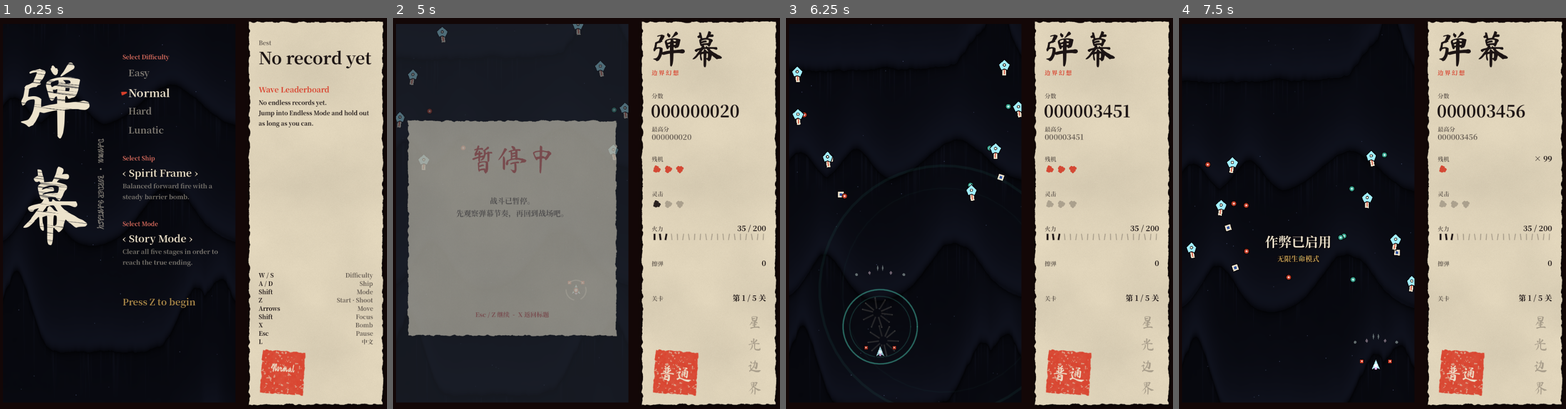
Above: before the commit, frames 1-4 (left to right).
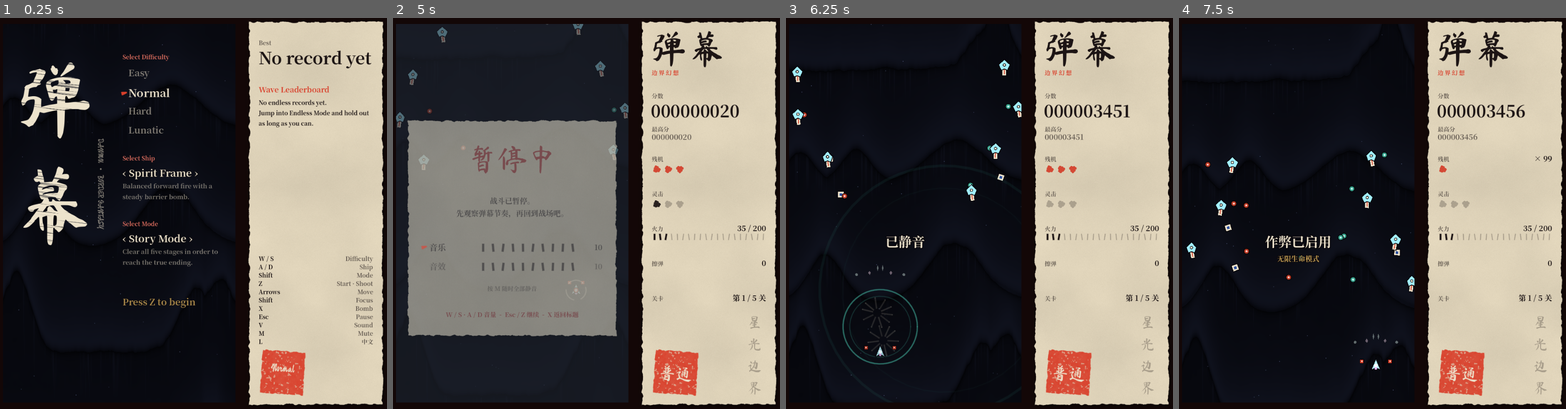
Above: after the commit, the same moments.

Repository: KuthorX/dan-mu
Game: Godot game, scene res://scenes/main.tscn
The game is run twice, just before and just after one commit, with the same random seed, the same clock (stepped at 60 frames per second) and the same inputs.
Inputs (mouse positions are in pixels of both pictures, inside the frame that each line leads up to):
- Up to frame 1 (0.25 s): no input
- Up to frame 2 (5 s): click (710, 342) at 0.5 s; tap Enter (ui_accept) at 1.25, 1.52, 1.82, 2.27, 2.3, 2.57, 3.77, 4.07, 4.52, 4.55, 4.82 s; move the mouse to (671, 193) at 1.27 s; hold D (move_right) 1.28-2.03 s; hold X (bomb) 1.28-2.03 s; click (671, 193) at 1.42 s; tap Z (shoot) at 1.55, 2.1, 3.8 s; move the mouse to (505, 233) at 2.02 s; hold S (move_down) 2.03-2.78 s; click (505, 233) at 2.17 s; move the mouse to (625, 127) at 2.77 s; hold D (move_right) 2.78-3.53 s; hold Enter (ui_accept) 2.78-3.53 s; click (625, 127) at 2.92 s; tap X (bomb) at 3.05, 3.6 s; move the mouse to (567, 291) at 3.52 s; hold W (move_up) 3.53-4.28 s; click (567, 291) at 3.67 s; move the mouse to (706, 272) at 4.27 s; hold A (move_left) from 4.28 s (still down); hold Shift (focus) from 4.28 s (still down); click (706, 272) at 4.42 s; tap Escape (pause) at 4.9 s
- Up to frame 3 (6.25 s): move the mouse to (859, 154) at 5.02 s; release Shift (focus) at 5.03 s; tap Z (shoot) at 5.1, 6.05 s; click (859, 154) at 5.17 s; tap Enter (ui_accept) at 5.27, 5.57 s; tap X (bomb) at 5.3 s; tap M (mute, bound only after the commit) at 5.65 s; move the mouse to (998, 213) at 5.77 s; release A (move_left) at 5.78 s; hold S (move_down) from 5.78 s (still down); hold L (toggle_language) from 5.78 s (still down); click (998, 213) at 5.92 s
- Up to frame 4 (7.5 s): tap V (sound_menu, bound only after the commit) at 6.4 s; move the mouse to (1310, 111) at 6.52 s; release S (move_down) at 6.53 s; release L (toggle_language) at 6.53 s; hold D (move_right) 6.53-7.28 s; tap P at 6.6 s; click (1310, 111) at 6.67 s; tap Enter (ui_accept) at 6.77, 6.8, 7.07 s; move the mouse to (1457, 193) at 7.27 s; hold W (move_up) from 7.28 s (still down); hold X (bomb) from 7.28 s (still down); tap Space at 7.35 s; click (1457, 193) at 7.42 s

The runs differ from the first frame. In frame 1, 0.6% of the frame differs, in the area x 66-97%, y 60-82%; in frame 2, 0.5%; in frame 3, 0.2%; in frame 4, nothing differs.

Commit message:
feat: music/SFX volume settings and mute
Music and SFX buses (default_bus_layout.tres) with the BGM and jingles on
Music and the effect voices on SFX. Levels 0-10 (squared curve) plus a global
mute live in scripts/audio_settings.gd and persist in user://settings.cfg next
to the language.

The pause sheet now carries the two levels as brush-tick tallies (W/S select,
A/D adjust); on the title, V opens the same sheet. M mutes everything at any
time and is listed in the ofuda key ledger. All strings localized (zh/en) and
fonts re-subset. The clean-quit path waits a moment of real time so headless
runs no longer leak the last audio playback.

Headless test: tests/audio_settings_test.gd

Co-Authored-By: Claude Opus 5.5 <noreply@anthropic.com>

Diff:
--- /dev/null
+++ b/default_bus_layout.tres
@@ -0,0 +1,15 @@
+[gd_resource type="AudioBusLayout" format=3]
+
+[resource]
+bus/1/name = &"Music"
+bus/1/solo = false
+bus/1/mute = false
+bus/1/bypass_fx = false
+bus/1/volume_db = 0.0
+bus/1/send = &"Master"
+bus/2/name = &"SFX"
+bus/2/solo = false
+bus/2/mute = false
+bus/2/bypass_fx = false
+bus/2/volume_db = 0.0
+bus/2/send = &"Master"
--- a/i18n/translations.csv
+++ b/i18n/translations.csv
@@ -18,6 +18,8 @@
 Shift|低速
 X|灵击
 Esc|暂停
+V|音量
+M|静音
 L|English","W / S|Difficulty
 A / D|Ship
 Shift|Mode
@@ -26,6 +28,8 @@
 Shift|Focus
 X|Bomb
 Esc|Pause
+V|Sound
+M|Mute
 L|中文"
 UI_DIALOGUE_NEXT,Z / Space 继续,Z / Space  Next
 UI_BOSS,首领,Boss
@@ -34,7 +38,7 @@
 UI_PAUSED_BODY,"战斗已暂停。
 先观察弹幕节奏，再回到战场吧。","The battle is paused.
 Study the rhythm of the barrage, then dive back in."
-UI_PAUSED_FOOTER,Esc / Z 继续  -  X 返回标题,Esc / Z Resume  -  X Back to Title
+UI_PAUSED_FOOTER,W / S · A / D 音量  -  Esc / Z 继续  -  X 返回标题,W / S · A / D Volume  -  Esc / Z Resume  -  X Title
 UI_STAGE_N,第 %d 关,Stage %d
 UI_STAGE_TRANSITION_FOOTER,短暂整备后将自动进入下一关。,The next stage begins automatically after a short break.
 UI_GAME_OVER,游戏结束,Game Over
@@ -282,3 +286,13 @@
 PHASE_PRISM_CASCADE,光符「棱光瀑落」,Spell · Prism Cascade
 PHASE_FALLING_STAR_BORDER,终符「坠星结界」,Last Spell · Falling Star Border
 PHASE_COLLAPSE_FURNACE,终符「边界坍缩熔炉」,Last Spell · Boundary Collapse Furnace
+UI_SOUND,音量,Sound
+UI_SOUND_BODY,调整音乐与音效的音量。,Set the music and sound effect levels.
+UI_SOUND_FOOTER,W / S 选择  -  A / D 调节  -  V / Esc 返回,W / S Select  -  A / D Adjust  -  V / Esc Back
+UI_SOUND_MUSIC,音乐,Music
+UI_SOUND_SFX,音效,Sound FX
+UI_SOUND_OFF,关,Off
+UI_SOUND_MUTE_HINT,按 M 随时全部静音,Press M at any time to mute everything
+UI_SOUND_MUTED,已静音  -  按 M 恢复,Muted  -  press M to unmute
+BANNER_MUTED,已静音,Sound Muted
+BANNER_UNMUTED,声音已恢复,Sound On
--- a/scripts/audio_manager.gd
+++ b/scripts/audio_manager.gd
@@ -40,6 +40,10 @@
 const BGM_VOLUME_DB := -2.0
 const JINGLE_VOLUME_DB := -4.0
 const SFX_VOICES := 10
+## Bus names from res://default_bus_layout.tres; volumes are set by scripts/audio_settings.gd.
+## Jingles (stage clear, game over) stand in for the music, so they share its bus.
+const MUSIC_BUS := &"Music"
+const SFX_BUS := &"SFX"
 
 var bgm_player: AudioStreamPlayer
 var jingle_player: AudioStreamPlayer
@@ -165,12 +169,15 @@
 func _build_players() -> void:
 	bgm_player = AudioStreamPlayer.new()
 	bgm_player.volume_db = BGM_VOLUME_DB
+	bgm_player.bus = MUSIC_BUS
 	add_child(bgm_player)
 	jingle_player = AudioStreamPlayer.new()
 	jingle_player.volume_db = JINGLE_VOLUME_DB
+	jingle_player.bus = MUSIC_BUS
 	add_child(jingle_player)
 	for _index in range(SFX_VOICES):
 		var player := AudioStreamPlayer.new()
+		player.bus = SFX_BUS
 		add_child(player)
 		sfx_players.append(player)
 
--- /dev/null
+++ b/scripts/audio_settings.gd
@@ -0,0 +1,81 @@
+extends RefCounted
+
+## Music / SFX volume and the global mute, stored next to the language in
+## user://settings.cfg and applied to the buses in res://default_bus_layout.tres.
+
+const SETTINGS_PATH := "user://settings.cfg"
+const SECTION := "settings"
+const KEY_MUSIC := "music_volume"
+const KEY_SFX := "sfx_volume"
+const KEY_MUTED := "muted"
+const BUS_MASTER := &"Master"
+const BUS_MUSIC := &"Music"
+const BUS_SFX := &"SFX"
+const MAX_LEVEL := 10
+const DEFAULT_LEVEL := 10
+
+static var music_level := DEFAULT_LEVEL
+static var sfx_level := DEFAULT_LEVEL
+static var muted := false
+
+static func load_and_apply() -> void:
+	var config := ConfigFile.new()
+	if config.load(SETTINGS_PATH) == OK:
+		music_level = _clamp_level(config.get_value(SECTION, KEY_MUSIC, DEFAULT_LEVEL))
+		sfx_level = _clamp_level(config.get_value(SECTION, KEY_SFX, DEFAULT_LEVEL))
+		muted = bool(config.get_value(SECTION, KEY_MUTED, false))
+	apply()
+
+static func level(bus: StringName) -> int:
+	return music_level if bus == BUS_MUSIC else sfx_level
+
+## Steps one bus by `delta` levels; returns true when the level actually changed.
+static func step(bus: StringName, delta: int) -> bool:
+	var next := _clamp_level(level(bus) + delta)
+	if next == level(bus):
+		return false
+	if bus == BUS_MUSIC:
+		music_level = next
+	else:
+		sfx_level = next
+	apply()
+	save()
+	return true
+
+static func toggle_mute() -> void:
+	muted = not muted
+	apply()
+	save()
+
+static func apply() -> void:
+	_set_bus(BUS_MUSIC, music_level)
+	_set_bus(BUS_SFX, sfx_level)
+	var master := AudioServer.get_bus_index(BUS_MASTER)
+	if master >= 0:
+		AudioServer.set_bus_mute(master, muted)
+
+## Levels follow a squared curve, so each step sounds roughly even (5 is about -12 dB).
+static func level_to_db(value: int) -> float:
+	var ratio := float(value) / float(MAX_LEVEL)
+	return linear_to_db(ratio * ratio) if value > 0 else -80.0
+
+static func save() -> void:
+	var config := ConfigFile.new()
+	config.load(SETTINGS_PATH)
+	config.set_value(SECTION, KEY_MUSIC, music_level)
+	config.set_value(SECTION, KEY_SFX, sfx_level)
+	config.set_value(SECTION, KEY_MUTED, muted)
+	var error := config.save(SETTINGS_PATH)
+	if error != OK:
+		push_warning("Failed to save audio settings (error %d)." % error)
+
+static func _set_bus(bus: StringName, value: int) -> void:
+	var index := AudioServer.get_bus_index(bus)
+	if index < 0:
+		push_warning("Audio bus %s is missing." % bus)
+		return
+	AudioServer.set_bus_volume_db(index, level_to_db(value))
+	AudioServer.set_bus_mute(index, value <= 0)
+
+static func _clamp_level(value) -> int:
+	return clampi(int(value), 0, MAX_LEVEL)
--- a/scripts/hud.gd
+++ b/scripts/hud.gd
@@ -9,6 +9,7 @@
 const OfudaPanelScript = preload("res://scripts/ofuda_panel.gd")
 const TitleArtScript = preload("res://scripts/title_art.gd")
 const PortraitViewScript = preload("res://scripts/portrait_view.gd")
+const VolumeRowsScript = preload("res://scripts/volume_rows.gd")
 const SheetTexture = preload("res://art/ui/sheet.png")
 const CardTexture = preload("res://art/ui/card.png")
 const ScrollTexture = preload("res://art/ui/scroll.png")
@@ -69,6 +70,7 @@
 var dialogue_name: Label
 var dialogue_text: Label
 var dialogue_hint: Label
+var volume_rows: Control
 var dialogue_index_label: Label
 var dialogue_left_portrait
 var dialogue_right_portrait
@@ -327,6 +329,10 @@
 	sheet.add_child(overlay_body)
 	overlay_footer = UiTheme.make_wrapped(UiTheme.make_label("", Vector2(34.0, SHEET_RECT.size.y - 64.0), UiTheme.SerifFont, 14, UiTheme.OXBLOOD, inner_w, HORIZONTAL_ALIGNMENT_CENTER), 44.0)
 	sheet.add_child(overlay_footer)
+	volume_rows = VolumeRowsScript.new().setup(inner_w)
+	volume_rows.position = Vector2(34.0, 290.0)
+	volume_rows.visible = false
+	sheet.add_child(volume_rows)
 	reward_container = Control.new()
 	reward_container.position = Vector2((SHEET_RECT.size.x - CARD_SIZE.x * 3.0 - CARD_GAP * 2.0) * 0.5, 230.0)
 	reward_container.size = Vector2(CARD_SIZE.x * 3.0 + CARD_GAP * 2.0, CARD_SIZE.y)
@@ -499,8 +505,26 @@
 	title_container.visible = false
 	ofuda.set_menu_mode(false)
 
-func show_pause() -> void:
-	set_overlay(tr("UI_PAUSED"), tr("UI_PAUSED_BODY"), tr("UI_PAUSED_FOOTER"))
+## `sound` holds music, sfx, max, selected and muted (see main.gd `_sound_state`).
+func show_pause(sound: Dictionary) -> void:
+	_show_volume_sheet(tr("UI_PAUSED"), tr("UI_PAUSED_BODY"), tr("UI_PAUSED_FOOTER"), sound)
+
+## The title's sound sheet: the same paper slip as the pause, with only the levels.
+func show_sound_sheet(sound: Dictionary) -> void:
+	_show_volume_sheet(tr("UI_SOUND"), tr("UI_SOUND_BODY"), tr("UI_SOUND_FOOTER"), sound)
+
+func update_volume(sound: Dictionary) -> void:
+	volume_rows.show_levels(int(sound.get("music", 0)), int(sound.get("sfx", 0)), int(sound.get("max", 10)), int(sound.get("selected", 0)), bool(sound.get("muted", false)))
+
+func is_sound_sheet_visible() -> bool:
+	return overlay.visible and volume_rows.visible
+
+func _show_volume_sheet(header: String, body: String, footer: String, sound: Dictionary) -> void:
+	set_overlay(header, body, footer)
+	overlay_body.size.y = 100.0
+	UiTheme.fit_wrapped(overlay_body, 18, 12)
+	volume_rows.visible = true
+	update_volume(sound)
 
 func show_stage_transition(stage_number: int, title: String, subtitle: String) -> void:
 	set_overlay(tr("UI_STAGE_N") % stage_number, "%s\n\n%s" % [title, subtitle], tr("UI_STAGE_TRANSITION_FOOTER"))
@@ -519,6 +543,7 @@
 
 func _reset_overlay_layout() -> void:
 	reward_container.visible = false
+	volume_rows.visible = false
 	reward_anim_timer = 0.0
 	reward_anim_duration = 0.0
 	overlay_body.position = Vector2(34.0, 180.0)
--- a/scripts/main.gd
+++ b/scripts/main.gd
@@ -11,6 +11,7 @@
 const EffectScript = preload("res://scripts/effect.gd")
 const AudioManagerScript = preload("res://scripts/audio_manager.gd")
 const I18n = preload("res://scripts/i18n.gd")
+const AudioSettings = preload("res://scripts/audio_settings.gd")
 const DebugHooksScript = preload("res://scripts/debug_hooks.gd")
 const ScreenFrameScript = preload("res://scripts/screen_frame.gd")
 
@@ -110,6 +111,9 @@
 var reward_input_armed := true
 var endless_unlocked := true
 var menu_mode_index := 0
+## Sound sheet: which line (0 music, 1 SFX) W/S has selected, and whether the title's sheet is up.
+var sound_row := 0
+var sound_sheet_open := false
 var endless_mode_active := false
 var endless_wave := 0
 var endless_score_multiplier := 1.0
@@ -150,6 +154,7 @@
 func _ready() -> void:
 	randomize()
 	I18n.apply_saved_or_default()
+	AudioSettings.load_and_apply()
 	_apply_window_title()
 	if DisplayServer.get_name() != "headless" and not OS.has_feature("web"):
 		get_window().size = WINDOW_SIZE
@@ -217,6 +222,8 @@
 		audio.shutdown()
 	for _frame in range(3):
 		await get_tree().process_frame
+	# headless frames can outrun the audio thread, so also give it real time
+	await get_tree().create_timer(0.1, true, false, true).timeout
 	get_tree().quit()
 
 func _physics_process(delta: float) -> void:
@@ -247,7 +254,22 @@
 	if _handle_cheat_input(event):
 		get_viewport().set_input_as_handled()
 		return
+	if event.is_action_pressed(&"mute"):
+		_toggle_mute()
+		get_viewport().set_input_as_handled()
+		return
+	if state == GameState.MENU and sound_sheet_open:
+		_handle_sound_sheet_input(event)
+		get_viewport().set_input_as_handled()
+		return
+	if state == GameState.PAUSED and _handle_volume_keys(event):
+		get_viewport().set_input_as_handled()
+		return
 	if state == GameState.MENU:
+		if event.is_action_pressed(&"sound_menu"):
+			_open_sound_sheet()
+			get_viewport().set_input_as_handled()
+			return
 		if event.is_action_pressed(&"toggle_language"):
 			_toggle_language()
 			get_viewport().set_input_as_handled()
@@ -326,6 +348,52 @@
 			_return_to_title()
 			get_viewport().set_input_as_handled()
 
+func _sound_state() -> Dictionary:
+	return {
+		"music": AudioSettings.music_level,
+		"sfx": AudioSettings.sfx_level,
+		"max": AudioSettings.MAX_LEVEL,
+		"selected": sound_row,
+		"muted": AudioSettings.muted,
+	}
+
+func _open_sound_sheet() -> void:
+	sound_sheet_open = true
+	sound_row = 0
+	hud.show_sound_sheet(_sound_state())
+	audio.play_confirm()
+
+func _close_sound_sheet() -> void:
+	sound_sheet_open = false
+	hud.hide_overlay()
+	audio.play_cancel()
+
+func _handle_sound_sheet_input(event: InputEvent) -> void:
+	for action in [&"sound_menu", &"pause", &"shoot", &"ui_accept", &"bomb"]:
+		if event.is_action_pressed(action):
+			_close_sound_sheet()
+			return
+	_handle_volume_keys(event)
+
+## W/S picks music or SFX, A/D steps its level; shared by the pause and title sheets.
+func _handle_volume_keys(event: InputEvent) -> bool:
+	if event.is_action_pressed(&"move_up") or event.is_action_pressed(&"move_down"):
+		sound_row = 1 - sound_row
+	elif event.is_action_pressed(&"move_left") or event.is_action_pressed(&"move_right"):
+		var bus: StringName = AudioSettings.BUS_MUSIC if sound_row == 0 else AudioSettings.BUS_SFX
+		AudioSettings.step(bus, -1 if event.is_action_pressed(&"move_left") else 1)
+	else:
+		return false
+	hud.update_volume(_sound_state())
+	audio.play_ui_move()
+	return true
+
+func _toggle_mute() -> void:
+	AudioSettings.toggle_mute()
+	show_banner(tr("BANNER_MUTED") if AudioSettings.muted else tr("BANNER_UNMUTED"))
+	if hud.is_sound_sheet_visible():
+		hud.update_volume(_sound_state())
+
 func _handle_cheat_input(event: InputEvent) -> bool:
 	if not (event is InputEventKey):
 		return false
@@ -359,6 +427,8 @@
 	_bind_action(&"bomb", [KEY_X])
 	_bind_action(&"pause", [KEY_ESCAPE])
 	_bind_action(&"toggle_language", [KEY_L])
+	_bind_action(&"sound_menu", [KEY_V])
+	_bind_action(&"mute", [KEY_M])
 	_bind_action(&"ui_accept", [KEY_ENTER, KEY_KP_ENTER])
 
 func _bind_action(action: StringName, keys: Array) -> void:
@@ -517,6 +587,7 @@
 	return a_wave > b_wave
 
 func _return_to_title() -> void:
+	sound_sheet_open = false
 	_clear_combat_layers(false)
 	stage_director = null
 	endless_mode_active = false
@@ -554,7 +625,8 @@
 	if state != GameState.PLAYING:
 		return
 	state = GameState.PAUSED
-	hud.show_pause()
+	sound_row = 0
+	hud.show_pause(_sound_state())
 	hud.flash(Color(0.62, 0.82, 1.0), 0.18, 0.18)
 	audio.play_pause()
 	_update_hud()
@@ -836,7 +908,7 @@
 	return tr("MODE_STORY_DESC")
 
 func _toggle_language() -> void:
-	if state != GameState.MENU:
+	if state != GameState.MENU or sound_sheet_open:
 		return
 	I18n.toggle_locale()
 	_apply_window_title()
--- a/scripts/ofuda_panel.gd
+++ b/scripts/ofuda_panel.gd
@@ -28,7 +28,7 @@
 const LIVES_Y := 320.0
 const BEST_PLAY_Y := 248.0
 const BEST_MENU_Y := 40.0
-const KEYS_Y := 600.0
+const KEYS_Y := 560.0
 const KEY_ROW := 20.0
 const STAGE_NAME_POS := Vector2(PAD + CONTENT_W - 52.0, 700.0)
 const STAGE_NAME_HEIGHT := 200.0
--- /dev/null
+++ b/scripts/volume_rows.gd
@@ -0,0 +1,75 @@
+extends Control
+
+## Music and SFX levels written on the paper sheet like the ofuda's power tally:
+## one brush tick per step, inked up to the level. The selected line gets the same
+## vermilion brush tick as the title menu.
+
+const UiTheme = preload("res://scripts/ui_theme.gd")
+
+const ROW_KEYS := ["UI_SOUND_MUSIC", "UI_SOUND_SFX"]
+const ROW_H := 46.0
+const LABEL_W := 120.0
+const TICKS_X := 136.0
+const TICK_STEP := 24.0
+const VALUE_W := 52.0
+const NOTE_GAP := 12.0
+
+var levels: Array = [0, 0]
+var max_level := 10
+var selected := 0
+var muted := false
+var name_labels: Array = []
+var value_labels: Array = []
+var note: Label
+
+func setup(width: float) -> Control:
+	size = Vector2(width, ROW_H * ROW_KEYS.size() + NOTE_GAP + 24.0)
+	mouse_filter = Control.MOUSE_FILTER_IGNORE
+	for index in range(ROW_KEYS.size()):
+		var y: float = ROW_H * float(index)
+		var row_name := UiTheme.make_label(ROW_KEYS[index], Vector2(18.0, y), UiTheme.SerifFont, 20, UiTheme.INK, LABEL_W)
+		add_child(row_name)
+		name_labels.append(row_name)
+		var value := UiTheme.make_label("", Vector2(width - VALUE_W, y + 2.0), UiTheme.SerifFont, 18, UiTheme.INK, VALUE_W, HORIZONTAL_ALIGNMENT_RIGHT)
+		value.auto_translate_mode = Node.AUTO_TRANSLATE_MODE_DISABLED
+		add_child(value)
+		value_labels.append(value)
+	note = UiTheme.make_label("", Vector2(0.0, ROW_H * ROW_KEYS.size() + NOTE_GAP), UiTheme.SerifFont, 14, UiTheme.INK_SOFT, width, HORIZONTAL_ALIGNMENT_CENTER)
+	note.auto_translate_mode = Node.AUTO_TRANSLATE_MODE_DISABLED
+	add_child(note)
+	return self
+
+func show_levels(music_level: int, sfx_level: int, top_level: int, selected_row: int, is_muted: bool) -> void:
+	levels = [music_level, sfx_level]
+	max_level = max(1, top_level)
+	selected = selected_row
+	muted = is_muted
+	for index in range(ROW_KEYS.size()):
+		var active: bool = index == selected
+		name_labels[index].add_theme_color_override("font_color", UiTheme.INK if active else UiTheme.INK_SOFT)
+		value_labels[index].text = tr("UI_SOUND_OFF") if int(levels[index]) <= 0 else str(levels[index])
+		value_labels[index].add_theme_color_override("font_color", UiTheme.INK if active else UiTheme.INK_SOFT)
+	note.text = tr("UI_SOUND_MUTED") if muted else tr("UI_SOUND_MUTE_HINT")
+	note.add_theme_color_override("font_color", UiTheme.VERMILION if muted else UiTheme.INK_SOFT)
+	queue_redraw()
+
+func _draw() -> void:
+	for index in range(ROW_KEYS.size()):
+		var mid_y: float = ROW_H * float(index) + 17.0
+		if index == selected:
+			_draw_marker(Vector2(0.0, mid_y))
+		var filled: int = 0 if muted else int(levels[index])
+		for tick in range(max_level):
+			var x: float = TICKS_X + TICK_STEP * (float(tick) + 0.5)
+			var lean: float = sin(float(tick) * 2.3) * 1.2
+			var inked: bool = tick < filled
+			var color: Color = UiTheme.INK if inked else UiTheme.INK_FAINT
+			draw_line(Vector2(x - lean, mid_y - 9.0), Vector2(x + lean, mid_y + 9.0), color, 4.0 if inked else 1.5, true)
+
+## A short tapering brush tick, heavy at the press and thin at the lift.
+func _draw_marker(start: Vector2) -> void:
+	for step in range(8):
+		var t := float(step) / 8.0
+		var a := start + Vector2(t * 12.0, -t * 3.0)
+		var b := start + Vector2((t + 0.125) * 12.0, -(t + 0.125) * 3.0)
+		draw_line(a, b, UiTheme.VERMILION, lerpf(7.0, 1.5, t), true)
--- /dev/null
+++ b/tests/audio_settings_test.gd
@@ -0,0 +1,131 @@
+extends SceneTree
+
+## Headless check for the volume settings: drives the real title and pause sheets
+## with key presses, then checks the bus volumes and user://settings.cfg.
+## Run: godot --headless --audio-driver Dummy -s res://tests/audio_settings_test.gd
+## Any existing settings file is restored afterwards.
+
+const AudioSettings = preload("res://scripts/audio_settings.gd")
+const MainScene = preload("res://scenes/main.tscn")
+
+var failures := 0
+var backup := ""
+var had_backup := false
+
+func _initialize() -> void:
+	_run.call_deferred()
+
+func _run() -> void:
+	if FileAccess.file_exists(AudioSettings.SETTINGS_PATH):
+		had_backup = true
+		backup = FileAccess.get_file_as_string(AudioSettings.SETTINGS_PATH)
+		DirAccess.remove_absolute(AudioSettings.SETTINGS_PATH)
+	AudioSettings.music_level = AudioSettings.DEFAULT_LEVEL
+	AudioSettings.sfx_level = AudioSettings.DEFAULT_LEVEL
+	AudioSettings.muted = false
+	await _test_title_and_pause()
+	await _test_reload()
+	_restore()
+	print("audio_settings_test: %s" % ("PASS" if failures == 0 else "FAIL (%d)" % failures))
+	quit(1 if failures > 0 else 0)
+
+func _test_title_and_pause() -> void:
+	var game = MainScene.instantiate()
+	root.add_child(game)
+	await _frames(3)
+	_check(AudioServer.get_bus_index(&"Music") > 0 and AudioServer.get_bus_index(&"SFX") > 0, "Music and SFX buses exist")
+	_check(game.audio.bgm_player.bus == &"Music", "music player on Music bus")
+	_check(game.audio.sfx_players[0].bus == &"SFX", "sfx players on SFX bus")
+	_check(is_equal_approx(_bus_db(&"Music"), 0.0), "default music level is 0 dB")
+	# title: V opens the sheet, A lowers music 3 steps, S + A lowers SFX 10 steps to off
+	await _press(KEY_V)
+	_check(game.sound_sheet_open and game.hud.is_sound_sheet_visible(), "V opens the sound sheet")
+	for _i in range(3):
+		await _press(KEY_A)
+	await _press(KEY_S)
+	for _i in range(12):
+		await _press(KEY_A)
+	_check(AudioSettings.music_level == 7, "music level 7 (got %d)" % AudioSettings.music_level)
+	_check(is_equal_approx(_bus_db(&"Music"), AudioSettings.level_to_db(7)), "music bus at level 7 dB")
+	_check(AudioSettings.sfx_level == 0 and AudioServer.is_bus_mute(AudioServer.get_bus_index(&"SFX")), "SFX off mutes the SFX bus")
+	await _press(KEY_ESCAPE)
+	_check(not game.sound_sheet_open and game.state == game.GameState.MENU, "Esc closes the sheet and stays on the title")
+	# pause: D raises music, S + D brings SFX back to 2
+	game.start_new_game()
+	game.state = game.GameState.PLAYING
+	await _frames(2)
+	game.pause_game()
+	_check(game.hud.is_sound_sheet_visible(), "pause shows the volume rows")
+	await _press(KEY_D)
+	await _press(KEY_S)
+	await _press(KEY_D)
+	await _press(KEY_D)
+	_check(AudioSettings.music_level == 8 and AudioSettings.sfx_level == 2, "pause adjusts levels (got %d / %d)" % [AudioSettings.music_level, AudioSettings.sfx_level])
+	_check(game.state == game.GameState.PAUSED, "volume keys keep the game paused")
+	_check(is_equal_approx(_bus_db(&"SFX"), AudioSettings.level_to_db(2)) and not AudioServer.is_bus_mute(AudioServer.get_bus_index(&"SFX")), "SFX bus back on at level 2")
+	await _press(KEY_M)
+	_check(AudioSettings.muted and AudioServer.is_bus_mute(0), "M mutes the Master bus")
+	game.audio.shutdown()
+	game.queue_free()
+	await _frames(3)
+	await create_timer(0.1).timeout
+
+func _test_reload() -> void:
+	var config := ConfigFile.new()
+	_check(config.load(AudioSettings.SETTINGS_PATH) == OK, "settings.cfg written")
+	_check(int(config.get_value("settings", "music_volume", -1)) == 8, "music volume persisted")
+	_check(int(config.get_value("settings", "sfx_volume", -1)) == 2, "sfx volume persisted")
+	_check(bool(config.get_value("settings", "muted", false)), "mute persisted")
+	# simulate a fresh launch: reset the buses and the cached levels, then load
+	AudioSettings.music_level = 10
+	AudioSettings.sfx_level = 10
+	AudioSettings.muted = false
+	AudioSettings.apply()
+	AudioSettings.load_and_apply()
+	_check(AudioSettings.music_level == 8 and AudioSettings.sfx_level == 2 and AudioSettings.muted, "levels reloaded from disk")
+	_check(is_equal_approx(_bus_db(&"Music"), AudioSettings.level_to_db(8)), "reloaded music bus volume")
+	_check(AudioServer.is_bus_mute(0), "reloaded master mute")
+	# language toggling must keep the audio keys in the shared file
+	var game = MainScene.instantiate()
+	root.add_child(game)
+	await _frames(3)
+	await _press(KEY_M)
+	await _press(KEY_L)
+	await _press(KEY_L)
+	config = ConfigFile.new()
+	config.load(AudioSettings.SETTINGS_PATH)
+	_check(not bool(config.get_value("settings", "muted", true)) and int(config.get_value("settings", "music_volume", -1)) == 8, "unmute saved and language save keeps volumes")
+	_check(not AudioServer.is_bus_mute(0), "M unmutes the Master bus")
+	game.audio.shutdown()
+	game.queue_free()
+	await _frames(3)
+	await create_timer(0.1).timeout
+
+func _restore() -> void:
+	DirAccess.remove_absolute(AudioSettings.SETTINGS_PATH)
+	if had_backup:
+		var file := FileAccess.open(AudioSettings.SETTINGS_PATH, FileAccess.WRITE)
+		file.store_string(backup)
+		file.close()
+
+func _bus_db(bus: StringName) -> float:
+	return AudioServer.get_bus_volume_db(AudioServer.get_bus_index(bus))
+
+func _press(keycode: Key) -> void:
+	for pressed in [true, false]:
+		var event := InputEventKey.new()
+		event.physical_keycode = keycode
+		event.pressed = pressed
+		Input.parse_input_event(event)
+		await _frames(1)
+
+func _frames(count: int) -> void:
+	for _i in range(count):
+		await process_frame
+
+func _check(condition: bool, label: String) -> void:
+	if condition:
+		print("  ok   ", label)
+	else:
+		failures += 1
+		printerr("  FAIL ", label)
Binary file changed: fonts/MaShanZheng-subset.ttf
Binary file changed: fonts/NotoSansCJKsc-Regular-subset.otf
Binary file changed: fonts/NotoSerifSC-Bold-subset.ttf
Not shown, added: scripts/audio_settings.gd.uid
Not shown, added: scripts/volume_rows.gd.uid
Not shown, added: tests/audio_settings_test.gd.uid
Not shown, changed: README.md
